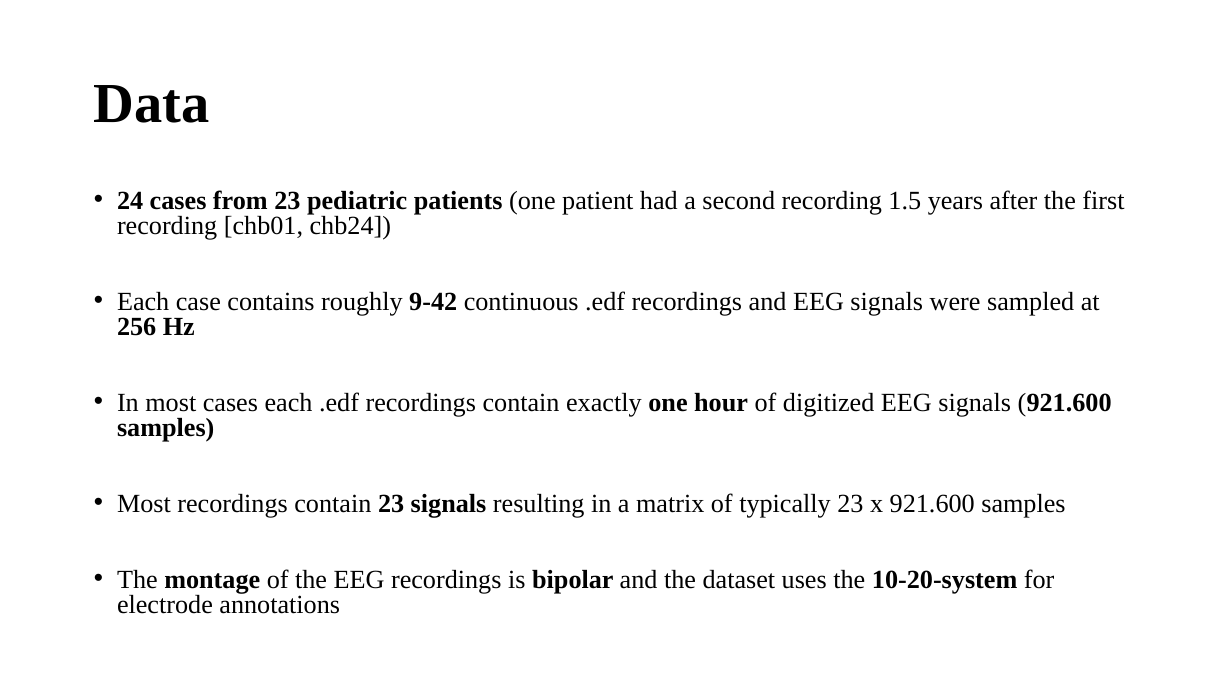
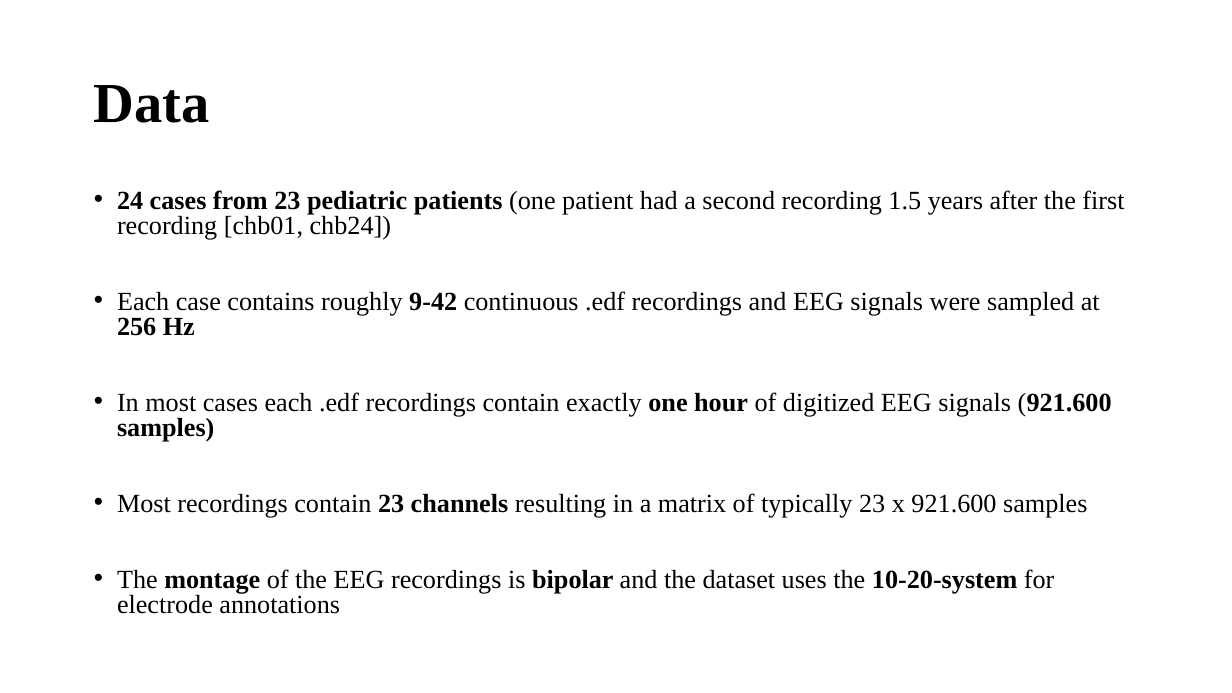
Before and after one commit to m-nguyen98/bsc_project, a slide deck: slide 2 of papers/data presentation.pptx. Drawn at 1232x693 pixels with LibreOffice and Linux fonts; fonts in the diff are those of the drawing. Boxes give left, top, right and bottom in pixels: in the first picture for what was removed or moved away, otherwise in the second. Text is boxed around its words. In the diff, an @@ line names an element or a change of style, - is before the commit and + after.

```diff
--- a/papers/data presentation.pptx
+++ b/papers/data presentation.pptx
@@ text at [117,493,1087,518]: text changed @@
-• Most recordings contain 23 signals resulting in a matrix of typically 23 x 921.600 samples
+• Most recordings contain 23 channels resulting in a matrix of typically 23 x 921.600 samples
```
Also in this commit, not shown: 1 other slide changed, 1 slide added, 43 other files.
